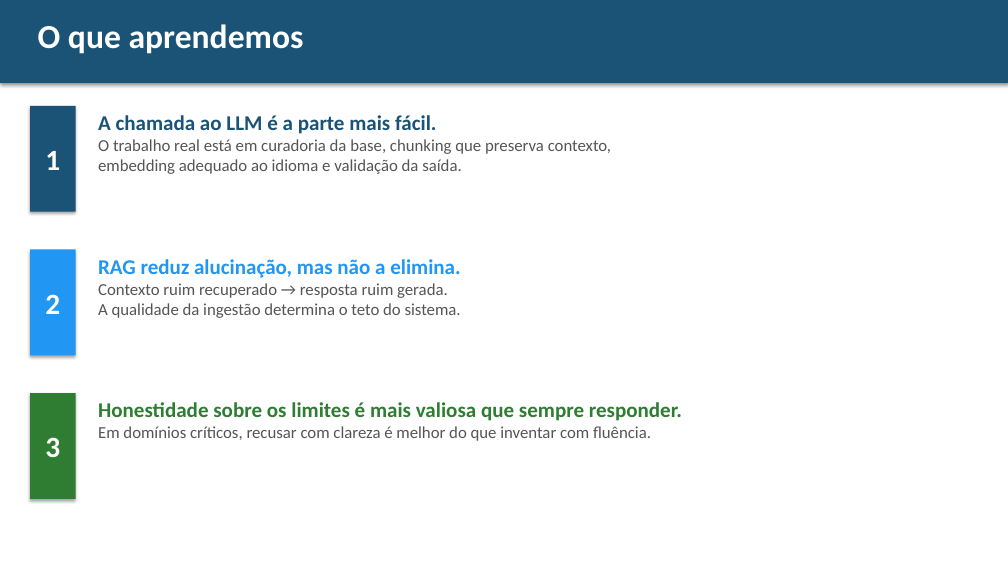
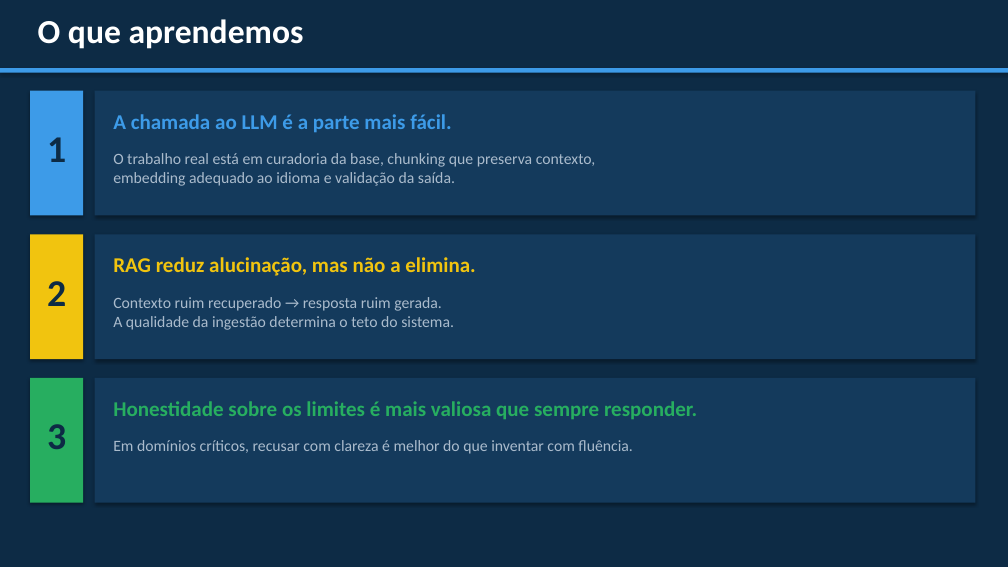
Before and after one commit to kioba0/lgpd-rag-assistant, a slide deck: slide 15 of relatorio/slides_lgpd_rag.pptx (slide 14 before the commit). Drawn at 1008x567 pixels with LibreOffice and Linux fonts; fonts in the diff are those of the drawing. Boxes give left, top, right and bottom in pixels: in the first picture for what was removed or moved away, otherwise in the second. Text is boxed around its words. In the diff, an @@ line names an element or a change of style, - is before the commit and + after.

```diff
--- a/relatorio/slides_lgpd_rag.pptx
+++ b/relatorio/slides_lgpd_rag.pptx
@@ background #FFFFFF to #0D2B45 @@
@@ rectangle: place and size @@
-rectangle at bbox=[0, 0, 1008, 83]
+rectangle at bbox=[0, 0, 1008, 68]
@@ rectangle at bbox=[0, 0, 1008, 68]: fill #1A5376 to #0D2B45 @@
@@ text "O que aprendemos": place and size @@
-text "O que aprendemos" at bbox=[38, 24, 304, 54]
+text "O que aprendemos" at bbox=[38, 19, 304, 49]
@@ rectangle added at bbox=[0, 68, 1008, 73], fill #3D9BE8 @@
@@ rectangle added at bbox=[30, 91, 83, 216], fill #3D9BE8 @@
@@ rectangle added at bbox=[95, 91, 975, 216], fill #143A5C @@
@@ text added at bbox=[113, 114, 451, 133], 20 pt, text #3D9BE8, bold @@
+A chamada ao LLM é a parte mais fácil.
@@ text "1": place and size @@
-text "1" at bbox=[30, 106, 76, 212]
+text "1" at bbox=[47, 137, 66, 162]
@@ text "1" at bbox=[47, 137, 66, 162]: size 28 to 36 pt, text colour #FFFFFF to #0D2B45; less space between paragraphs; vertical alignment middle to top; fill #1A5376 to none; shadow off @@
@@ text at bbox=[113, 153, 596, 186]: text changed; size 16 to 15 pt; text colour #555555 to #AABBCC @@
-A chamada ao LLM é a parte mais fácil.
-O trabalho real está em curadoria da base, chunking que preserva contexto,
-embedding adequado ao idioma e validação da saída.
+O trabalho real está em curadoria da base, chunking que preserva contexto,
+embedding adequado ao idioma e validação da saída.
@@ rectangle added at bbox=[30, 234, 83, 359], fill #F1C40F @@
@@ rectangle added at bbox=[95, 234, 975, 359], fill #143A5C @@
@@ text "2": place and size @@
-text "2" at bbox=[30, 250, 76, 355]
+text "2" at bbox=[47, 281, 66, 306]
@@ text "2" at bbox=[47, 281, 66, 306]: size 28 to 36 pt, text colour #FFFFFF to #0D2B45; less space between paragraphs; vertical alignment middle to top; fill #2196F3 to none; shadow off @@
@@ text added at bbox=[113, 257, 475, 276], 20 pt, text #F1C40F, bold @@
+RAG reduz alucinação, mas não a elimina.
@@ text at bbox=[113, 297, 454, 330]: text changed; size 16 to 15 pt; text colour #555555 to #AABBCC @@
-RAG reduz alucinação, mas não a elimina.
-Contexto ruim recuperado → resposta ruim gerada.
-A qualidade da ingestão determina o teto do sistema.
+Contexto ruim recuperado → resposta ruim gerada.
+A qualidade da ingestão determina o teto do sistema.
@@ rectangle added at bbox=[30, 378, 83, 503], fill #27AE60 @@
@@ rectangle added at bbox=[95, 378, 975, 503], fill #143A5C @@
@@ text "3": place and size @@
-text "3" at bbox=[30, 393, 76, 499]
+text "3" at bbox=[47, 424, 66, 449]
@@ text "3" at bbox=[47, 424, 66, 449]: size 28 to 36 pt, text colour #FFFFFF to #0D2B45; less space between paragraphs; vertical alignment middle to top; fill #2E7D32 to none; shadow off @@
@@ text at bbox=[98, 402, 682, 421]: paragraph removed @@
-Honestidade sobre os limites é mais valiosa que sempre responder.
@@ text added at bbox=[113, 401, 697, 419], 20 pt, text #27AE60, bold @@
+Honestidade sobre os limites é mais valiosa que sempre responder.
@@ text "Em domínios críticos, recusar com ...": place and size @@
-text "Em domínios críticos, recusar com ..." at bbox=[98, 402, 682, 441]
+text "Em domínios críticos, recusar com ..." at bbox=[113, 440, 632, 454]
@@ text "Em domínios críticos, recusar com ..." at bbox=[113, 440, 632, 454]: size 16 to 15 pt, text colour #555555 to #AABBCC @@
```
Also in this commit, not shown: 10 other slides changed, 6 slides added, 5 slides removed, 1 other file.
